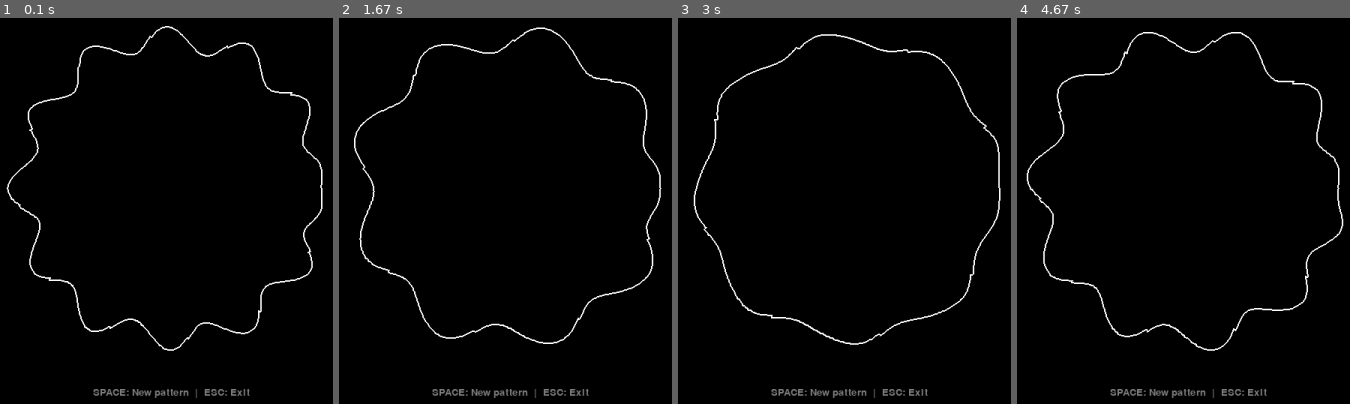
Above: before the commit, frames 1-4 (left to right).
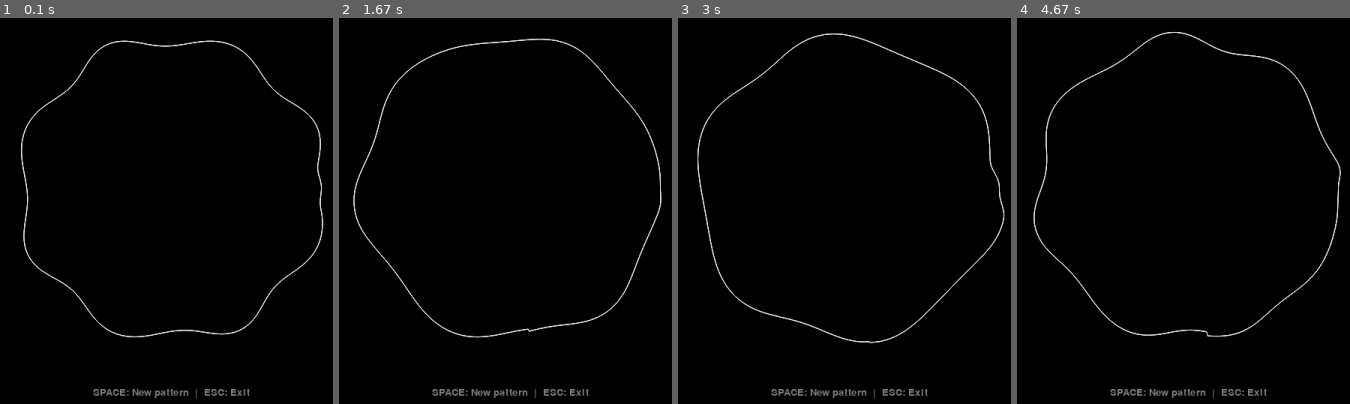
Above: after the commit, the same moments.

Repository: xlateai/sensorlab
Game: pygame game, started from audiolab.py
Two runs of this game, one before a commit and one after it. Both use one fixed random seed, a clock stepped at 60 frames per second and the inputs below.
Inputs:
- Up to frame 1 (0.1 s): no input
- Up to frame 2 (1.67 s): tap Space at 0.33, 0.73, 1.03, 1.23, 1.57 s
- Up to frame 3 (3 s): tap Space at 1.87, 2.07, 2.37, 2.63, 2.97 s
- Up to frame 4 (4.67 s): tap Space at 3.27, 3.4, 3.8, 4.1, 4.47 s

The runs differ from the first frame. In frame 1, 3.4% of the frame differs, in the area x 1-98%, y 2-87%; in frame 2, 3.2%; in frame 3, 3.0%; in frame 4, 3.3%.

Commit message:
higher resolution and smoother

Diff:
--- a/audiolab.py
+++ b/audiolab.py
@@ -32,14 +32,17 @@
 
         # Audio parameters
         self.time_offset = 0
-        self.frequency_base = 130  # Cleaner frequency range
-        self.frequency_mod = 0.25   # Slower, smoother modulation
-        self.amplitude = 0.5  # Increased for clarity
+        self.frequency_base = 85  # Much lower frequency for ambient feel
+        self.frequency_mod = 0.15   # Very slow modulation
+        self.amplitude = 0.6  # Slightly higher for presence
         self.phase_continuity = 0  # Track phase for smooth transitions
 
-        # Synth-wave parameters
-        self.lfo_rate = 0.15  # Slower LFO for subtler movement
+        # Ambient parameters
+        self.lfo_rate = 0.08  # Very slow LFO for gentle movement
         self.filter_cutoff = 0.5
+        self.echo_delay = 0.3  # Seconds of echo delay
+        self.echo_samples = int(self.echo_delay * SAMPLE_RATE)
+        self.echo_buffer = np.zeros(self.echo_samples)
 
         # Audio smoothing
         self.previous_chunk = None
@@ -47,61 +50,63 @@
 
         # Visualization parameters
         self.waveform_points = []
-        self.num_points = 720  # Higher resolution - 2 points per degree for smoother curve
+        self.num_points = 1440  # Much higher resolution - 4 points per degree
 
         # Generate initial audio buffer
         self.current_audio_data = self.generate_audio_chunk()
         self.play_audio()
 
     def generate_audio_chunk(self):
-        """Generate a chunk of smooth synth-wave audio data"""
+        """Generate a chunk of ambient, echo-y audio data"""
         t = np.linspace(0, BUFFER_SIZE / SAMPLE_RATE, BUFFER_SIZE)
         t_global = t + self.time_offset
 
-        # Synth-wave style oscillators with smooth frequency modulation
-        base_freq = self.frequency_base + 12 * np.sin(self.time_offset * self.frequency_mod)
-
-        # Main synth lead - clean sine wave
+        # Ambient style oscillators with very gentle modulation
+        base_freq = self.frequency_base + 8 * np.sin(self.time_offset * self.frequency_mod)
+
+        # Main ambient pad - warm sine wave
         osc1 = np.sin(2 * np.pi * base_freq * t_global + self.phase_continuity)
 
-        # Slightly detuned oscillator for chorus effect (much subtler)
-        osc2 = 0.3 * np.sin(2 * np.pi * base_freq * 1.005 * t_global + self.phase_continuity * 1.1)
-
-        # Sub oscillator (one octave down) for depth
-        sub_osc = 0.15 * np.sin(2 * np.pi * base_freq * 0.5 * t_global + self.phase_continuity * 0.5)
-
-        # Clean sawtooth wave (less harsh than before)
-        saw_freq = base_freq * t_global + self.phase_continuity / (2 * np.pi)
-        saw_wave = 2 * (saw_freq % 1) - 1
-        # Soften the sawtooth with a simple filter
-        saw_wave = 0.2 * np.tanh(saw_wave * 2)  # Soft clipping instead of hard clip
-
-        # Low-frequency oscillator for subtle filter movement
+        # Slightly detuned oscillator for warmth
+        osc2 = 0.4 * np.sin(2 * np.pi * base_freq * 1.003 * t_global + self.phase_continuity * 1.07)
+
+        # Sub-bass for depth (two octaves down)
+        sub_osc = 0.2 * np.sin(2 * np.pi * base_freq * 0.25 * t_global + self.phase_continuity * 0.25)
+
+        # Higher harmonic for gentle brightness
+        harmonic = 0.15 * np.sin(2 * np.pi * base_freq * 1.5 * t_global + self.phase_continuity * 1.5)
+
+        # Very slow LFO for gentle movement
         lfo = np.sin(2 * np.pi * self.lfo_rate * t_global)
-        filter_mod = 0.7 + 0.3 * lfo
-
-        # Mix oscillators with much cleaner balance
-        main_wave = osc1 + osc2 + sub_osc + (saw_wave * filter_mod)
-
-        # Add just a touch of harmonic content (much less than before)
-        harmonic = 0.08 * np.sin(2 * np.pi * base_freq * 2 * t_global + self.phase_continuity * 2)
-
-        # Combine with proper gain staging to prevent clipping
-        combined_wave = (main_wave + harmonic) * self.amplitude * 0.6  # Reduced gain
-
-        # Soft limiting to prevent any harsh clipping
-        combined_wave = np.tanh(combined_wave)
-
-        # Apply smooth envelope to prevent clicks
+        amplitude_mod = 0.8 + 0.2 * lfo
+
+        # Mix oscillators for ambient character
+        main_wave = (osc1 + osc2 + sub_osc + harmonic) * amplitude_mod
+
+        # Apply echo effect
+        echo_wave = np.zeros_like(main_wave)
+        for i in range(len(main_wave)):
+            if i < len(self.echo_buffer):
+                echo_wave[i] = self.echo_buffer[i] * 0.4  # Echo at 40% volume
+
+        # Update echo buffer (shift and add new samples)
+        self.echo_buffer = np.roll(self.echo_buffer, -len(main_wave))
+        if len(main_wave) <= len(self.echo_buffer):
+            self.echo_buffer[-len(main_wave):] = main_wave
+
+        # Combine main signal with echo
+        combined_wave = (main_wave + echo_wave) * self.amplitude * 0.5
+
+        # Gentle soft limiting for warmth
+        combined_wave = np.tanh(combined_wave * 0.8)
+
+        # Apply very gentle envelope
         envelope = np.ones_like(combined_wave)
-        fade_in_samples = min(self.fade_samples, len(combined_wave) // 8)
-        fade_out_samples = min(self.fade_samples, len(combined_wave) // 8)
-
-        # Gentler fades
-        if fade_in_samples > 0:
-            envelope[:fade_in_samples] = np.sin(np.linspace(0, np.pi/2, fade_in_samples))**2
-        if fade_out_samples > 0:
-            envelope[-fade_out_samples:] = np.cos(np.linspace(0, np.pi/2, fade_out_samples))**2
+        fade_samples = min(128, len(combined_wave) // 16)  # Very short fades
+
+        if fade_samples > 0:
+            envelope[:fade_samples] = np.sin(np.linspace(0, np.pi/2, fade_samples))**2
+            envelope[-fade_samples:] = np.cos(np.linspace(0, np.pi/2, fade_samples))**2
 
         combined_wave *= envelope
 
@@ -109,7 +114,7 @@
         stereo_wave = np.column_stack((combined_wave, combined_wave))
 
         # Convert to 16-bit integers with proper scaling
-        audio_data = (stereo_wave * 16383).astype(np.int16)  # Leave headroom
+        audio_data = (stereo_wave * 12000).astype(np.int16)  # Conservative scaling for warmth
         audio_data = np.ascontiguousarray(audio_data)
 
         # Debug: Print audio data information
@@ -167,14 +172,24 @@
             self.waveform_points.append((x, y))
 
     def draw(self):
-        """Draw clean waveform visualization"""
+        """Draw smooth antialiased waveform visualization"""
         # Plain black background
         self.screen.fill(BLACK)
 
-        # Draw only the waveform - clean white line
+        # Draw the waveform as connected antialiased lines
         if len(self.waveform_points) > 2:
-            # Draw the waveform as a smooth white polygon outline
-            pygame.draw.polygon(self.screen, WHITE, self.waveform_points, 2)
+            # Draw multiple passes for a softer, slightly blurred effect
+            for thickness in [4, 3, 2, 1]:
+                alpha = 80 if thickness > 1 else 255  # Outer lines are more transparent
+                color = (alpha, alpha, alpha) if thickness > 1 else WHITE
+
+                # Draw connected line segments with antialiasing
+                for i in range(len(self.waveform_points)):
+                    start_point = self.waveform_points[i]
+                    end_point = self.waveform_points[(i + 1) % len(self.waveform_points)]
+
+                    # Use aaline for antialiasing
+                    pygame.draw.aaline(self.screen, color, start_point, end_point, thickness)
 
         # Minimal UI - just controls at bottom
         small_font = pygame.font.Font(None, 20)
@@ -195,11 +210,11 @@
                 if event.key == pygame.K_ESCAPE:
                     return False
                 elif event.key == pygame.K_SPACE:
-                    # Regenerate audio with synth-wave variations
-                    self.frequency_base += np.random.uniform(-30, 30)
-                    self.frequency_base = max(80, min(300, self.frequency_base))
-                    self.frequency_mod = np.random.uniform(0.1, 0.8)
-                    self.lfo_rate = np.random.uniform(0.1, 0.5)
+                    # Regenerate audio with ambient variations
+                    self.frequency_base += np.random.uniform(-15, 15)
+                    self.frequency_base = max(60, min(120, self.frequency_base))
+                    self.frequency_mod = np.random.uniform(0.05, 0.3)
+                    self.lfo_rate = np.random.uniform(0.05, 0.15)
         return True
 
     def run(self):
